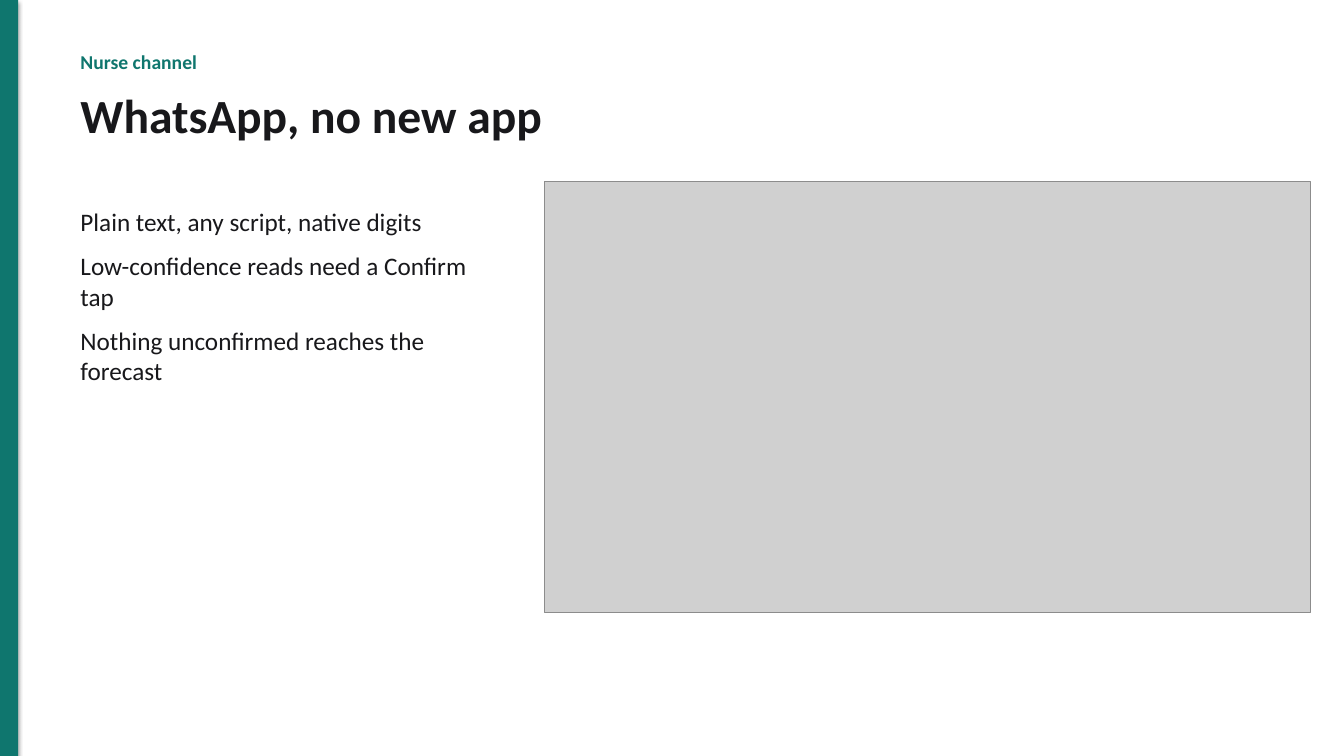
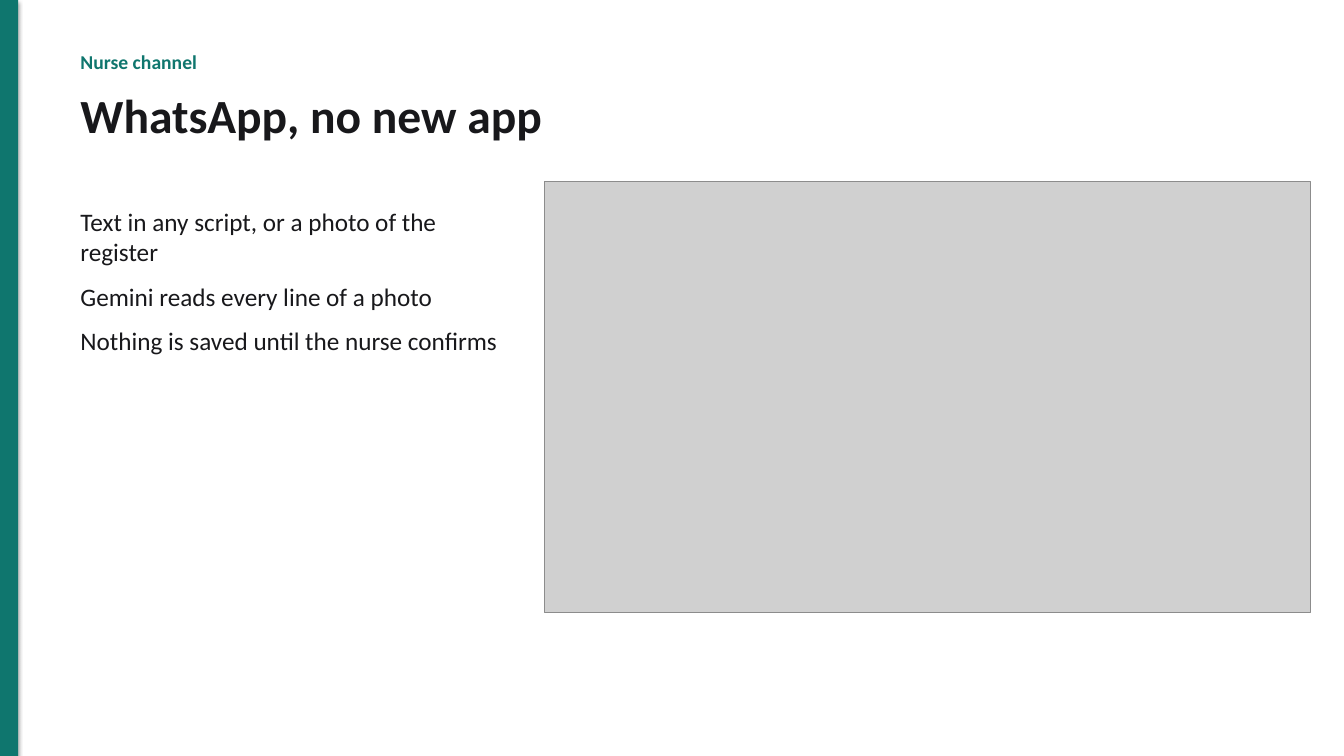
Before and after one commit to akshat333-debug/AushadhiNet, a slide deck: slide 4 of docs/pitch/AushadhiNet-pitch.pptx. Drawn at 1344x756 pixels with LibreOffice and Linux fonts; fonts in the diff are those of the drawing; grey boxes stand for pictures. Boxes give left, top, right and bottom in pixels: in the first picture for what was removed or moved away, otherwise in the second. Text is boxed around its words. In the diff, an @@ line names an element or a change of style, - is before the commit and + after.

```diff
--- a/docs/pitch/AushadhiNet-pitch.pptx
+++ b/docs/pitch/AushadhiNet-pitch.pptx
@@ text at (80, 213, 497, 355): text changed @@
-Plain text, any script, native digits
-Low-confidence reads need a Confirm tap
-Nothing unconfirmed reaches the forecast
+Text in any script, or a photo of the register
+Gemini reads every line of a photo
+Nothing is saved until the nurse confirms
```
Also in this commit, not shown: 5 other slides changed, 3 other files.
